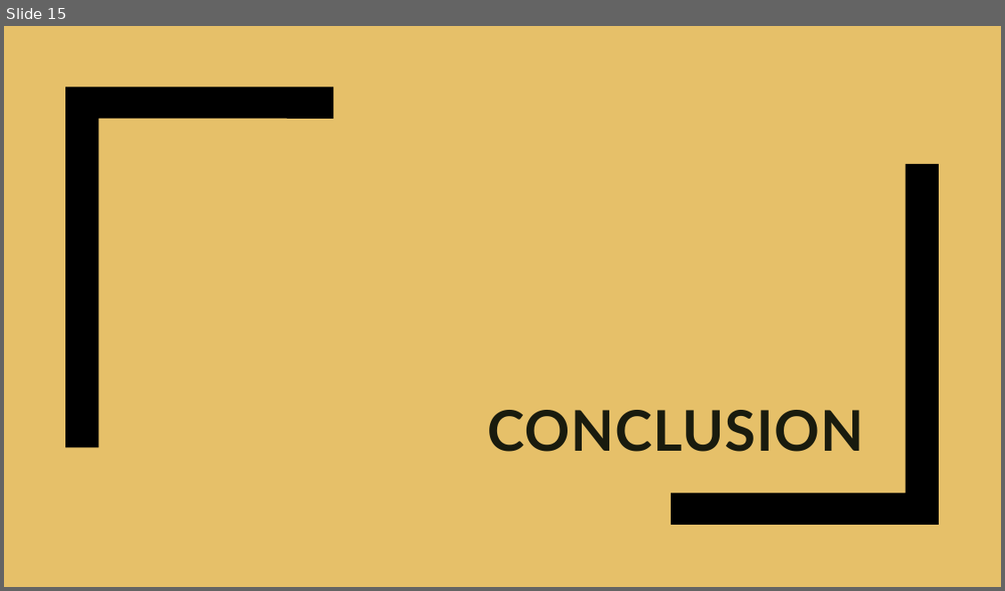
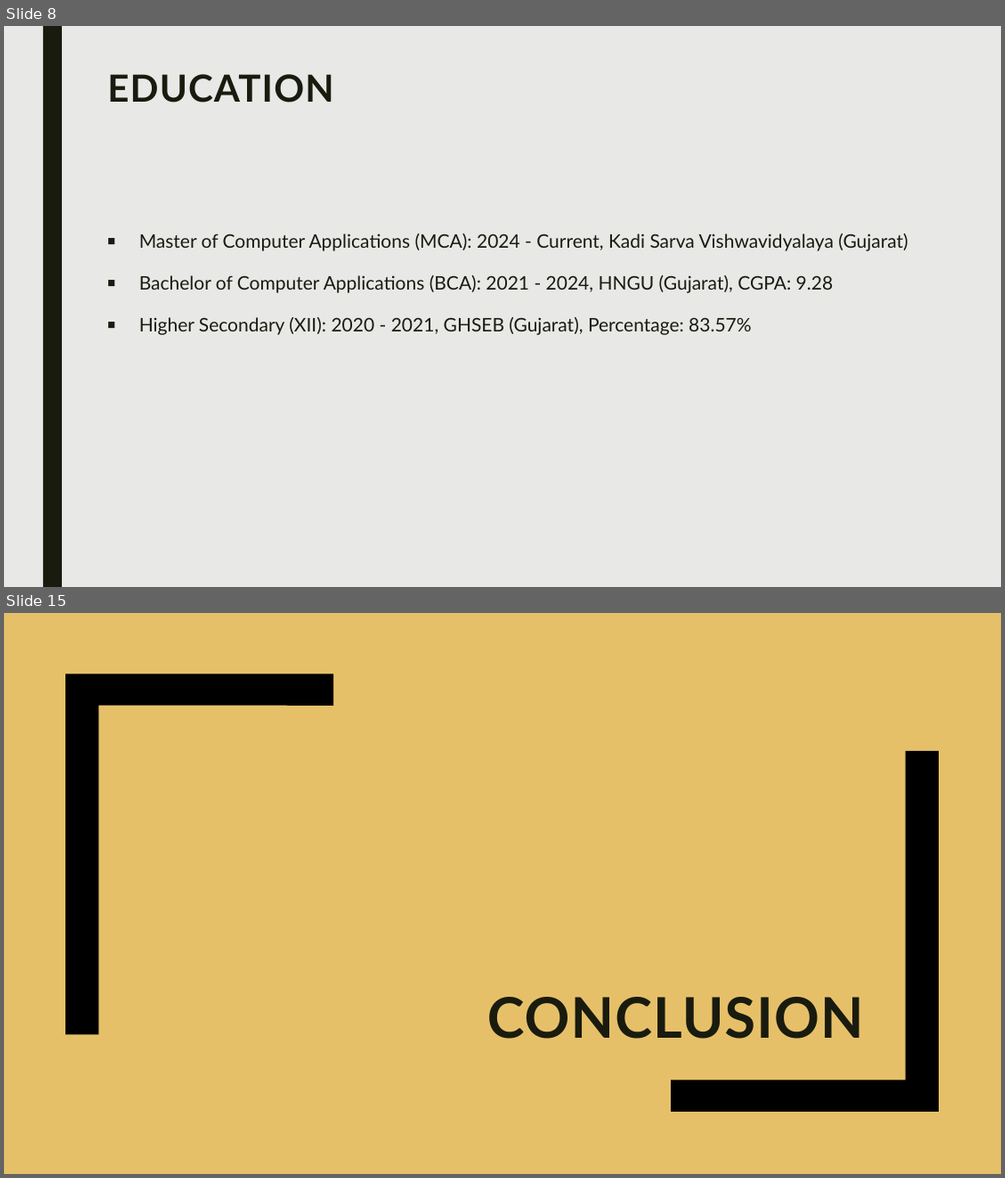
Before and after one commit to Sanyam33/Document-To-PPT-Converter, a slide deck: summary.pptx. Shown one above the other, each under a label of ours: slide 15 before the commit, slides 8 and 15 after it; the slides between them are not shown. The pictures are 1005x591 and 1005x1178 pixels, drawn with LibreOffice and Linux fonts; fonts in the diff are those of the drawing. Boxes give left, top, right and bottom in pixels: in the first picture for what was removed or moved away, otherwise in the second. Text is boxed around its words. In the diff, an @@ line names an element or a change of style, - is before the commit and + after.

```diff
--- a/summary.pptx
+++ b/summary.pptx
@@ slide 8 added at (4, 26, 1001, 587), background #E8E8E7 @@
@@ rectangle added at (43, 26, 62, 587), fill #191B0E @@
@@ title added at (107, 74, 333, 103), 36 pt, text #191B0E, bold @@
+EDUCATION
@@ text added at (139, 233, 907, 335), 18 pt, text #191B0E @@
+■ Master of Computer Applications (MCA): 2024 - Current, Kadi Sarva Vishwavidyalaya (Gujarat)
+■ Bachelor of Computer Applications (BCA): 2021 - 2024, HNGU (Gujarat), CGPA: 9.28
+■ Higher Secondary (XII): 2020 - 2021, GHSEB (Gujarat), Percentage: 83.57%
```
Also in this commit, not shown: 1 slide changed, 13 other slides added, 14 slides removed, 3 other files.
